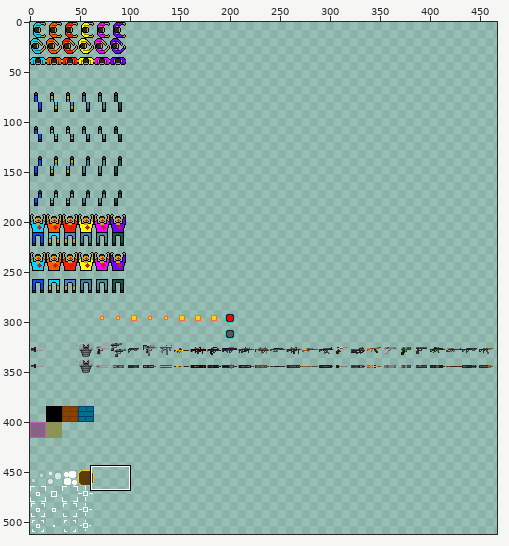
Sprite sheet -- src/assets/imgs/bank.png. Above, an overview of the earlier version with the close-up marked.
Close-up. The starting point:
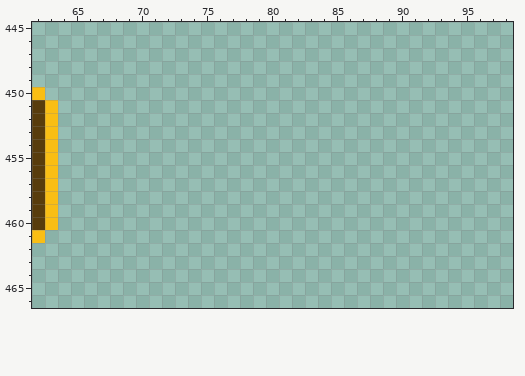
The file is 512x512 pixels. Colours within 5 levels of each other are drawn and written as one. Shown: x 62..98, y 445..466. The wide view leaves out empty margins. The commit also changed other parts of the picture, which this record leaves out.
Once edited:
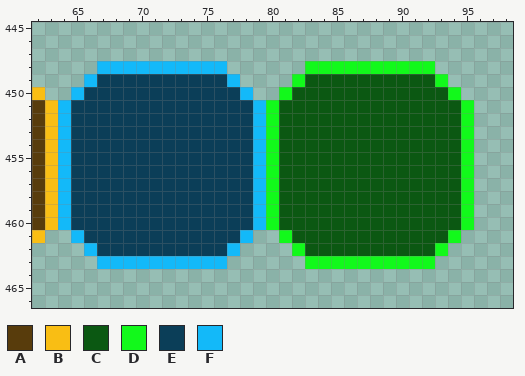
Palette (. is transparent): A #583c0c  B #f9be14  C #0b5812  D #12f91b  E #0b3e58  F #13b9f9
From old to new:
y 448: x 67..76 .......... -> FFFFFFFFFF; x 83..92 .......... -> DDDDDDDDDD
y 449: x 66..77 ............ -> FEEEEEEEEEEF; x 82..93 ............ -> DCCCCCCCCCCD
y 450: x 65..78 .............. -> FEEEEEEEEEEEEF; x 81..94 .............. -> DCCCCCCCCCCCCD
y 451..460: x 64..95 ................................ -> FEEEEEEEEEEEEEEFDCCCCCCCCCCCCCCD
y 461: x 65..78 .............. -> FEEEEEEEEEEEEF; x 81..94 .............. -> DCCCCCCCCCCCCD
y 462: x 66..77 ............ -> FEEEEEEEEEEF; x 82..93 ............ -> DCCCCCCCCCCD
y 463: x 67..76 .......... -> FFFFFFFFFF; x 83..92 .......... -> DDDDDDDDDD
Boxes around the changes in both close-ups, in picture pixels (x1, y1, x2, y2):
added: (58, 61, 474, 269)
